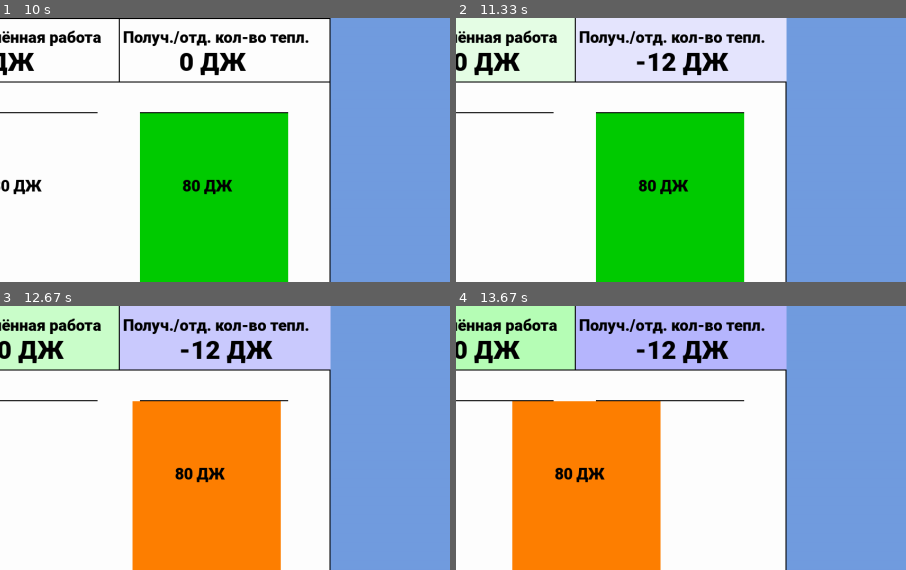
Above: before the commit, frames 1-4 (two rows, left to right).
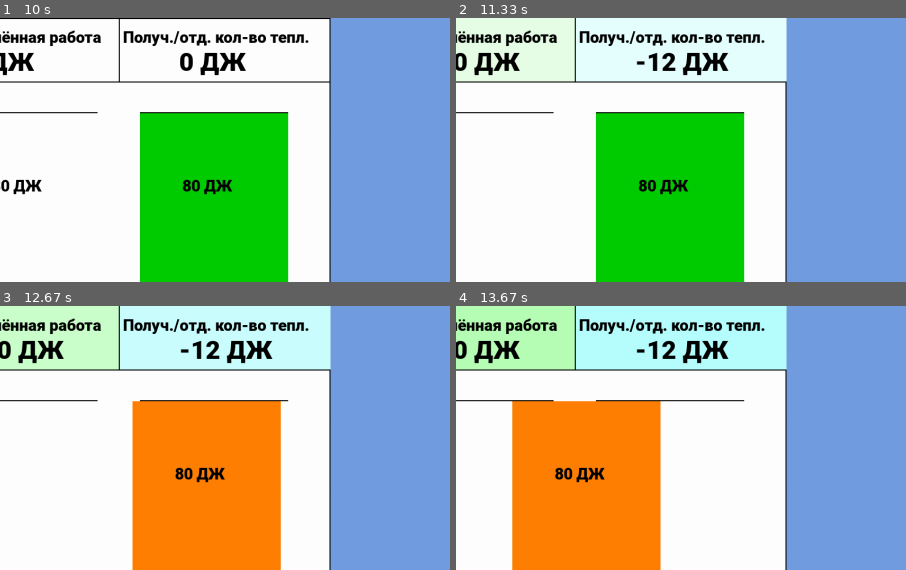
Above: after the commit, the same moments.

Repository: valerazykov/stat_phys_van-der-waals-gas
Game: pygame game, started from info_smart.py
Same seed, same stepped clock (60 frames per second), same inputs: the game is played once before the commit and once after it.
Inputs:
- Up to frame 1 (10 s): no input
- Up to frame 2 (11.33 s): no input
- Up to frame 3 (12.67 s): no input
- Up to frame 4 (13.67 s): no input
The pictures show only the part of the screen within x 10-60%, y 0-50%; the shares and areas given below are measured in that part.

Frame 1 is identical in both runs. In frame 2, 9.1% of the frame differs, in the area x 26-74%, y 0-24%; in frame 3, 10%; in frame 4, 10%, in the area x 26-74%, y 0-25%.

Commit message:
Update info_smart.py
цвета

Diff:
--- a/info_smart.py
+++ b/info_smart.py
@@ -83,6 +83,10 @@
             return
         pygame.draw.rect(self.screen, (0, 0, 0), self.coor)
         pygame.draw.rect(self.screen, (255, 255, 255), (self.coor[0] + 2, self.coor[1] + 2, self.coor[2] - 4, self.coor[3] - 4))
+        for_114 = round((255 - 114) / 200)
+        for_100 = round((255 - 100) / 200)
+        for_157 = round((255 - 157) / 200)
+        for_224 = round((255 - 224) / 200)
         for_204 = round((255 - 204) / 200)
         for_255 = round(255 / 200)
         for_128 = round(127 / 200)
@@ -90,13 +94,13 @@
             pygame.draw.rect(self.screen, (255 - step * for_255, 255 - step * for_204, 255 - step * for_255),
                              (self.coor[0], self.coor[1], round(self.coor[2] / 2), round(self.coor[3] / 5)))
         if work < 0:
-            pygame.draw.rect(self.screen, (255, 255 - step * for_255, 255 - step * for_255),
+            pygame.draw.rect(self.screen, (255 - step * for_204, 255 - step * for_255, 255 - step * for_255),
                              (self.coor[0], self.coor[1], round(self.coor[2] / 2), round(self.coor[3] / 5)))
         if warm > 0:
-            pygame.draw.rect(self.screen, (255, 255 - step * for_255, 255 - step * for_255),
+            pygame.draw.rect(self.screen, (255 - step * for_204, 255 - step * for_255, 255 - step * for_255),
                              (self.coor[0] + round(self.coor[2] / 2), self.coor[1], round(self.coor[2] / 2), round(self.coor[3] / 5)))
         if warm < 0:
-            pygame.draw.rect(self.screen, (255 - step * for_255, 255 - step * for_128, 255),
+            pygame.draw.rect(self.screen, (255 - step * for_114, 255 - step * for_157, 255 - step * for_224),
                              (self.coor[0] + round(self.coor[2] / 2), self.coor[1], round(self.coor[2] / 2), round(self.coor[3] / 5)))
         pygame.draw.rect(self.screen, (0, 0, 0),
                          (self.coor[0], self.coor[1] + round(self.coor[3] / 5), self.coor[2], 2))
